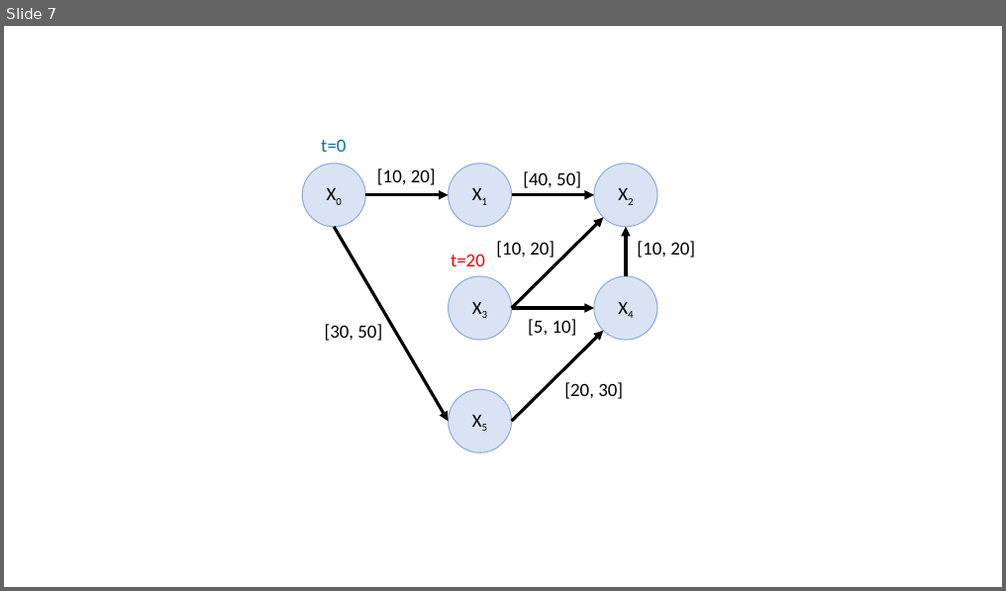
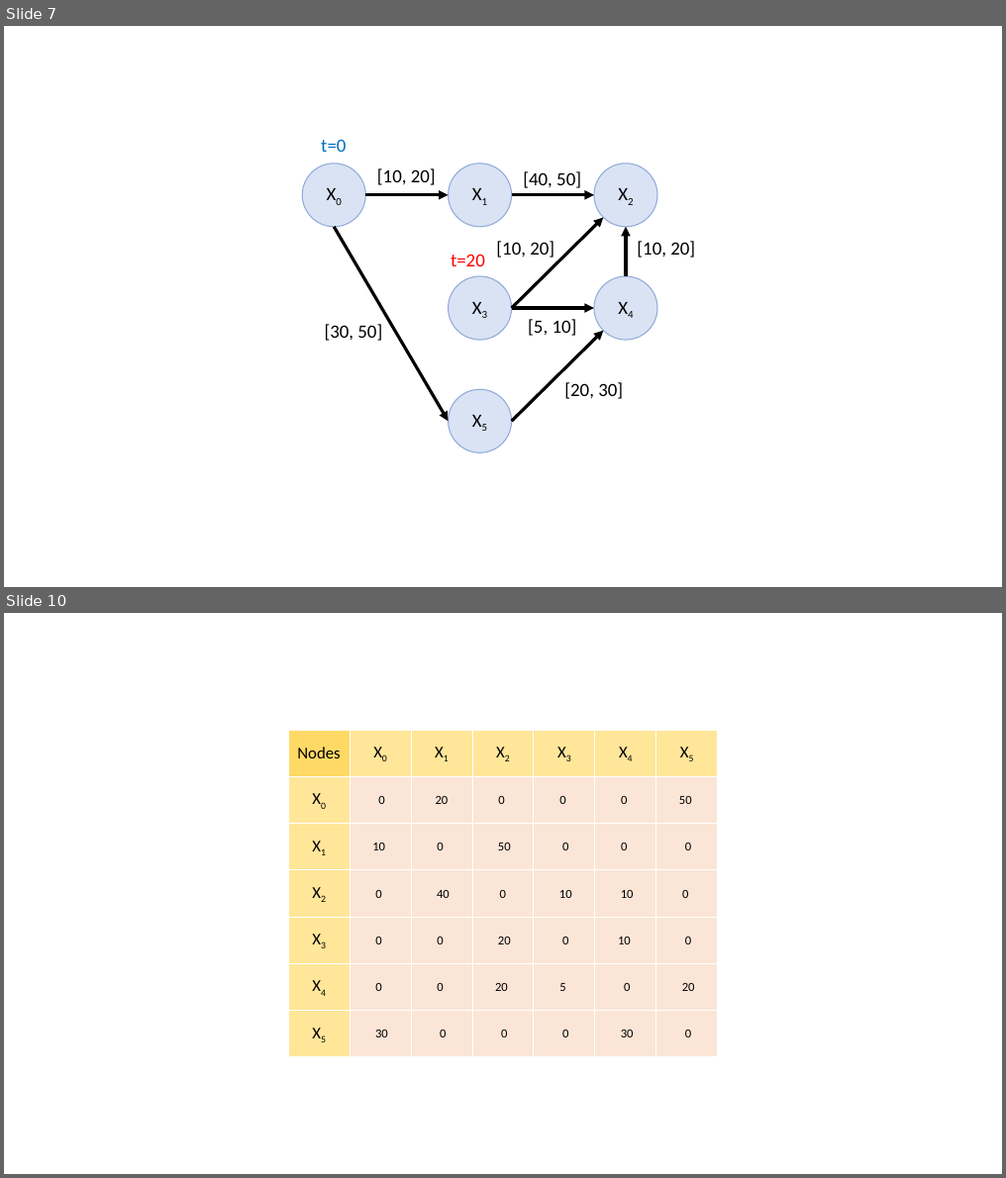
Before and after one commit to maggiewu19/6.877_Final_Project, a slide deck: images.pptx. Shown one above the other, each under a label of ours: slide 7 before the commit, slides 7 and 10 after it; the slides between them are not shown. The pictures are 1006x591 and 1006x1178 pixels, drawn with LibreOffice and Linux fonts; fonts in the diff are those of the drawing. Boxes give left, top, right and bottom in pixels: in the first picture for what was removed or moved away, otherwise in the second. Text is boxed around its words. In the diff, an @@ line names an element or a change of style, - is before the commit and + after.

```diff
--- a/images.pptx
+++ b/images.pptx
@@ slide 10 added at <box>4,613,1002,1174</box>, background #FFFFFF @@
@@ table added at <box>288,730,718,1058</box>, 7 rows, 7 columns @@
+Nodes | X0 | X1 | X2 | X3 | X4 | X5
+X0 | 0 | 20 | 0 | 0 | 0 | 50
+X1 | 10 | 0 | 50 | 0 | 0 | 0
+X2 | 0 | 40 | 0 | 10 | 10 | 0
+X3 | 0 | 0 | 20 | 0 | 10 | 0
+X4 | 0 | 0 | 20 | 5 | 0 | 20
+X5 | 30 | 0 | 0 | 0 | 30 | 0
```
Also in this commit, not shown: 2 other slides added, 3 other files.
